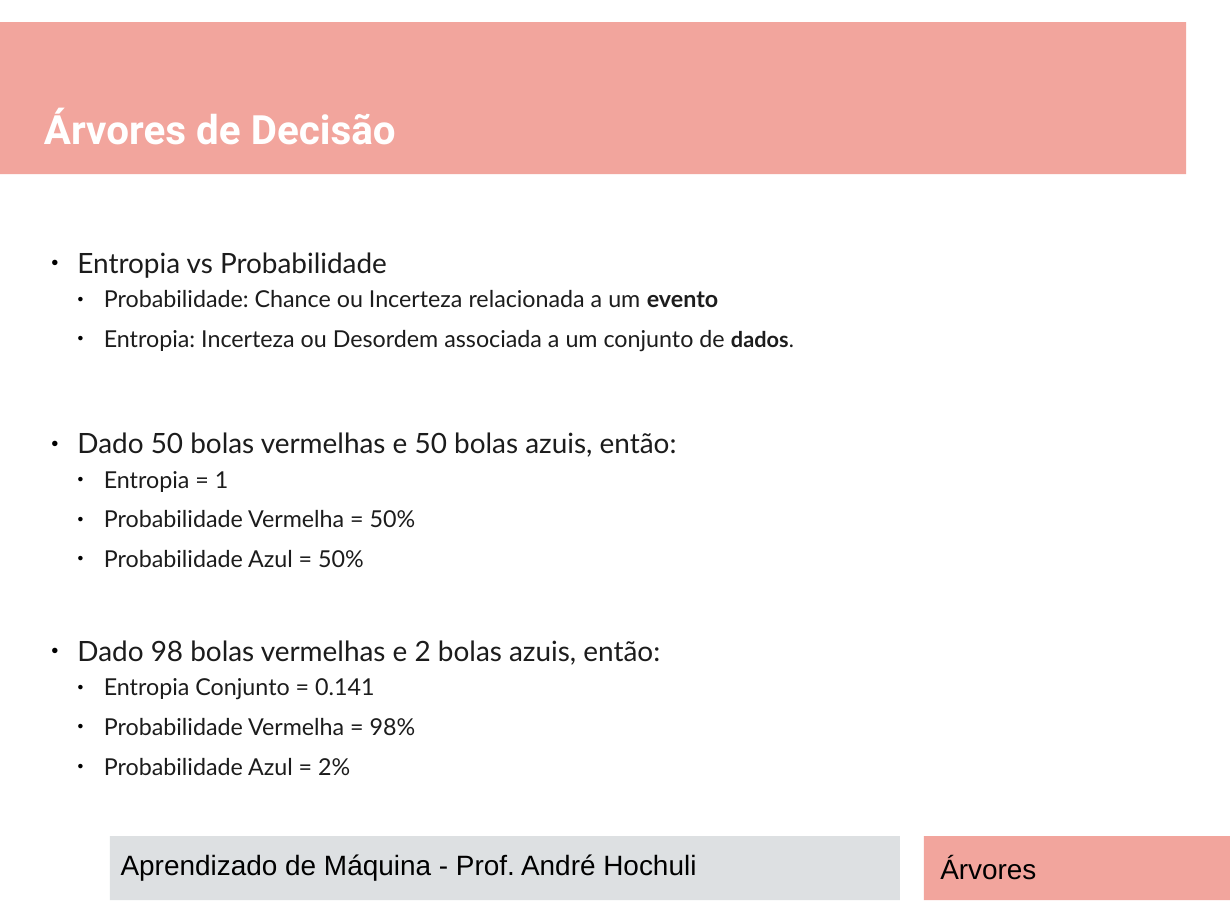
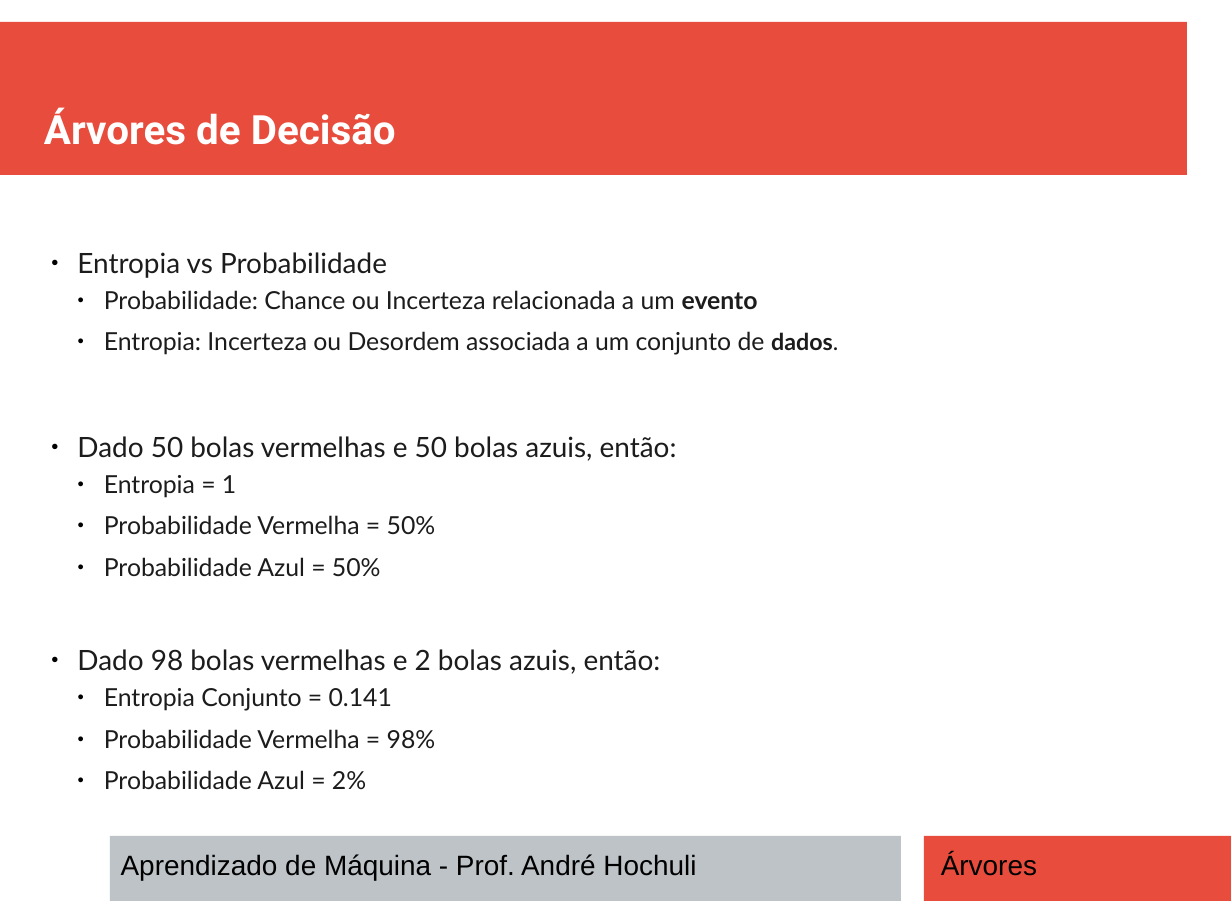
Before and after one commit to andrehochuli/teaching, a slide deck: slide 9 of AprendizadoMaquina/Tópico 02 - Aprendizado Supervisionado/ARVORES DECISÃO/Tópico 02 - Aprendizado-Supervisionado - Arvores.pptx. Drawn at 1232x924 pixels with LibreOffice and Linux fonts; fonts in the diff are those of the drawing. Boxes give left, top, right and bottom in pixels: in the first picture for what was removed or moved away, otherwise in the second. Text is boxed around its words. In the diff, an @@ line names an element or a change of style, - is before the commit and + after.

```diff
--- a/AprendizadoMaquina/Tópico 02 - Aprendizado Supervisionado/ARVORES DECISÃO/Tópico 02 - Aprendizado-Supervisionado - Arvores.pptx
+++ b/AprendizadoMaquina/Tópico 02 - Aprendizado Supervisionado/ARVORES DECISÃO/Tópico 02 - Aprendizado-Supervisionado - Arvores.pptx
@@ rectangle at [0, 22, 1187, 176]: fill #E74C3C at 50% opacity to #E74C3C @@
@@ text at [104, 290, 838, 790]: size 15 to 16 pt in "Probabilidade: Chance ou Incerteza relacionada a um ...", "Entropia: Incerteza ou Desordem associada a um ...", "Entropia = 1", "Probabilidade Vermelha = 50%" and 4 more places; size 14 to 15 pt in "dados." @@
@@ rectangle at [110, 836, 901, 901]: fill #BDC3C7 at 50% opacity to #BDC3C7 @@
@@ rectangle at [925, 836, 1232, 901]: fill #E74C3C at 50% opacity to #E74C3C @@
@@ text "Árvores": place and size @@
-text "Árvores" at [940, 857, 1036, 880]
+text "Árvores" at [941, 853, 1037, 876]
```
Also in this commit, not shown: 15 other slides changed, 1 slide added, 1 other file.
